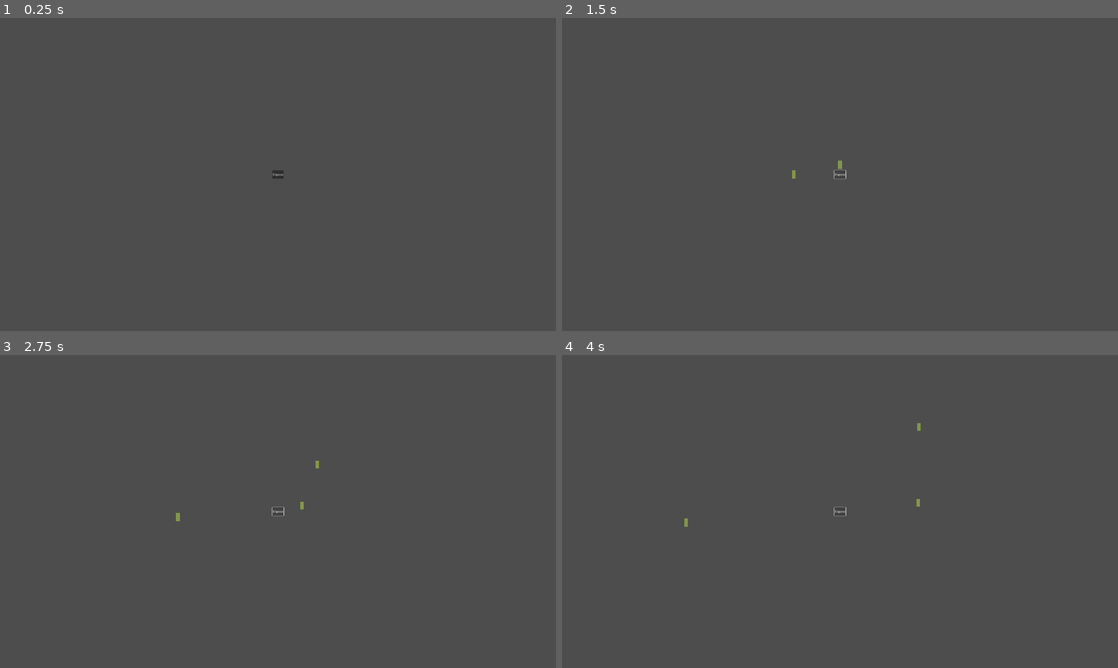
Above: before the commit, frames 1-4 (two rows, left to right).
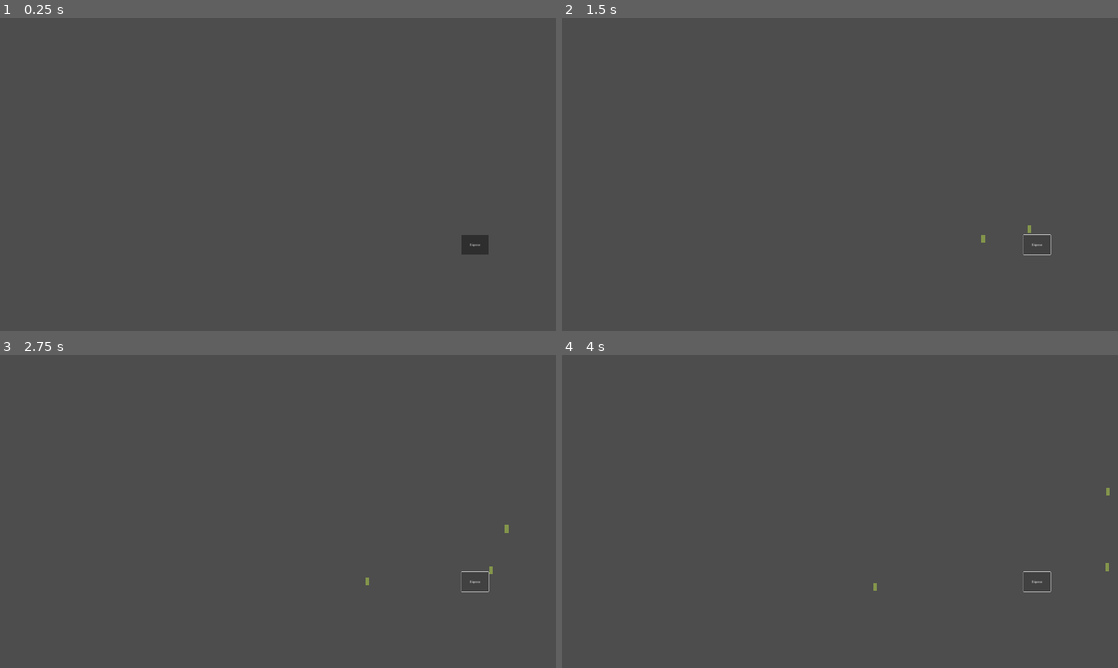
Above: after the commit, the same moments.

Repository: BoopEnthusiast/Cozy-Spring-Jam-2024
Game: Godot game, scene res://scenes/main.tscn
Two runs of this game, one before a commit and one after it. Both use one fixed random seed, a clock stepped at 60 frames per second and the inputs below.
Inputs:
- Up to frame 1 (0.25 s): no input
- Up to frame 2 (1.5 s): click "Dispense" at 0.5 s; click "Dispense" at 1.25 s
- Up to frame 3 (2.75 s): click "Dispense" at 2 s
- Up to frame 4 (4 s): no input

The runs differ from the first frame. In frame 1, 0.3% of the frame differs, in the area x 49-88%, y 48-76%; in frame 2, 0.1%; in frame 3, 0.2%; in frame 4, 0.2%.

Commit message:
Fixed button

Diff:
--- a/scenes/dispenser.tscn
+++ b/scenes/dispenser.tscn
@@ -5,17 +5,17 @@
 [node name="DispenserLayer" type="CanvasLayer"]
 
 [node name="Dispenser" type="Button" parent="."]
-anchors_preset = 8
-anchor_left = 0.5
-anchor_top = 0.5
-anchor_right = 0.5
-anchor_bottom = 0.5
-offset_left = -29.0
-offset_top = -29.0
-offset_right = 29.0
-offset_bottom = 29.0
-grow_horizontal = 2
-grow_vertical = 2
+anchors_preset = 3
+anchor_left = 1.0
+anchor_top = 1.0
+anchor_right = 1.0
+anchor_bottom = 1.0
+offset_left = -653.0
+offset_top = -664.0
+offset_right = -465.0
+offset_bottom = -526.0
+grow_horizontal = 0
+grow_vertical = 0
 text = "Dispense"
 script = ExtResource("1_dragk")
 
